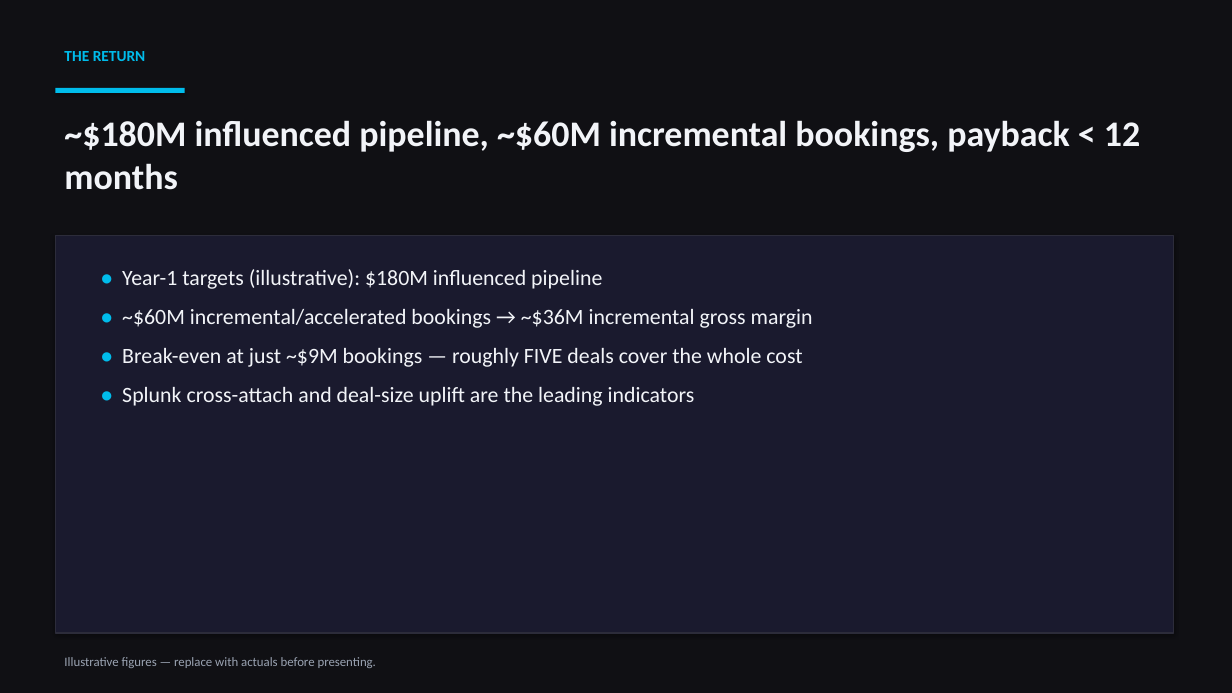
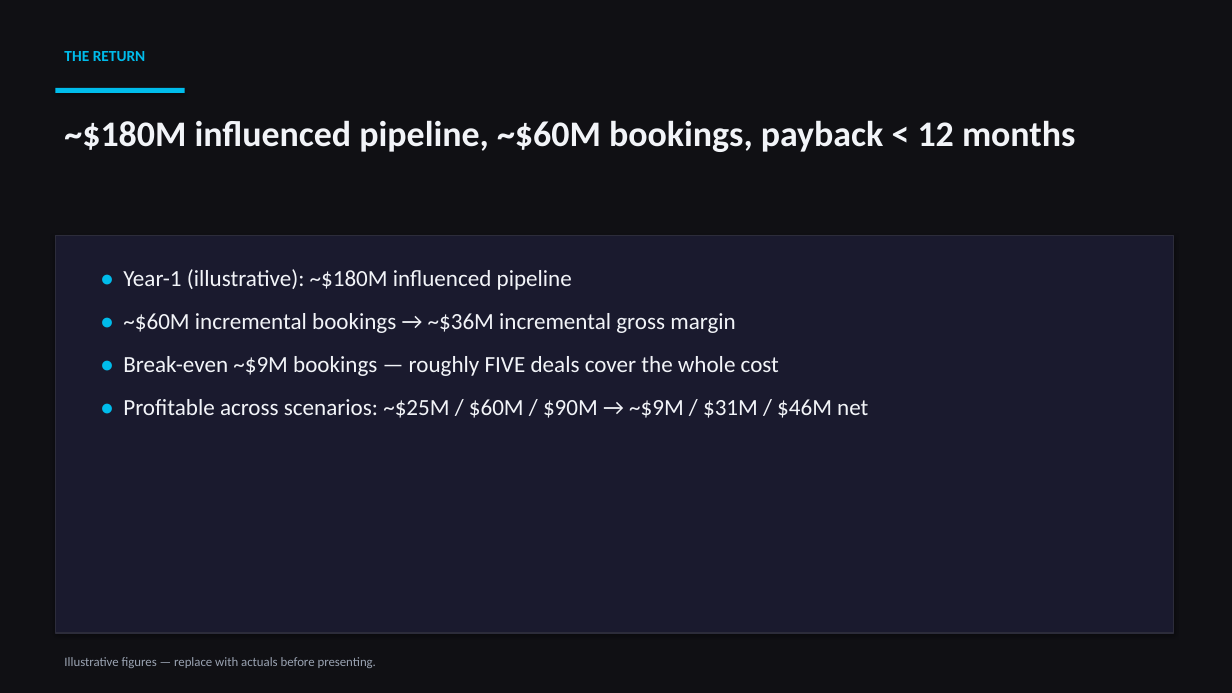
Before and after one commit to rcasey1978/FieldCTO_TacticalSelling, a slide deck: slide 10 of Field-CTO-XArch-Business-Case.pptx (slide 13 before the commit). Drawn at 1232x693 pixels with LibreOffice and Linux fonts; fonts in the diff are those of the drawing. Boxes give left, top, right and bottom in pixels: in the first picture for what was removed or moved away, otherwise in the second. Text is boxed around its words. In the diff, an @@ line names an element or a change of style, - is before the commit and + after.

```diff
--- a/Field-CTO-XArch-Business-Case.pptx
+++ b/Field-CTO-XArch-Business-Case.pptx
@@ text at (x1=64, y1=120, x2=1075, y2=152): text changed @@
-~$180M influenced pipeline, ~$60M incremental bookings, payback < 12 months
+~$180M influenced pipeline, ~$60M bookings, payback < 12 months
@@ text at (x1=123, y1=269, x2=868, y2=418): text changed; size 17 to 18 pt @@
-• Year-1 targets (illustrative): $180M influenced pipeline
-• ~$60M incremental/accelerated bookings → ~$36M incremental gross margin
-• Break-even at just ~$9M bookings — roughly FIVE deals cover the whole cost
-• Splunk cross-attach and deal-size uplift are the leading indicators
+• Year-1 (illustrative): ~$180M influenced pipeline
+• ~$60M incremental bookings → ~$36M incremental gross margin
+• Break-even ~$9M bookings — roughly FIVE deals cover the whole cost
+• Profitable across scenarios: ~$25M / $60M / $90M → ~$9M / $31M / $46M net
```
Also in this commit, not shown: 19 other slides changed, 4 slides removed, 2 other files.
